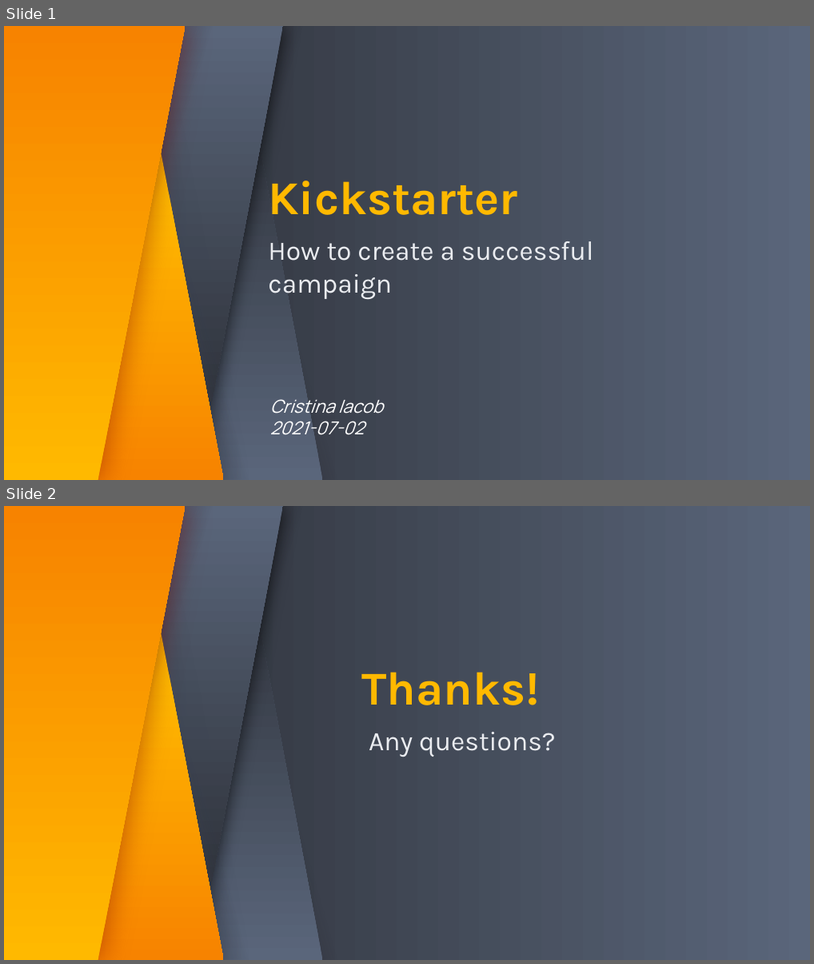
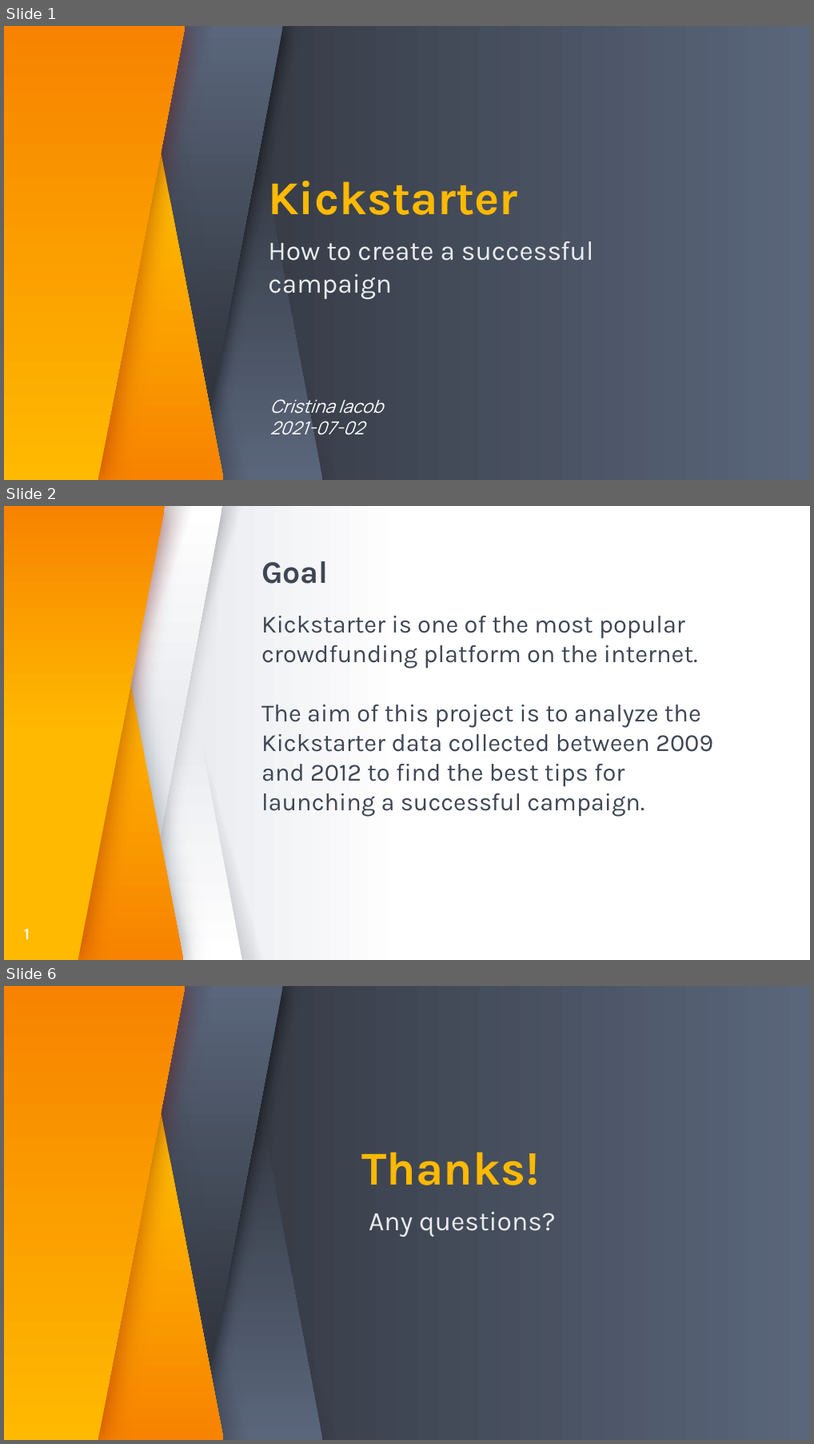
Before and after one commit to cristina-iacob/kickstarter_analysis, a slide deck: kickstarter_analysis.pptx. Shown one above the other, each under a label of ours: slides 1 and 2 before the commit, slides 1, 2 and 6 after it; the slides between them are not shown. The pictures are 814x964 and 814x1444 pixels, drawn with LibreOffice and Linux fonts; fonts in the diff are those of the drawing. Boxes give left, top, right and bottom in pixels: in the first picture for what was removed or moved away, otherwise in the second. Text is boxed around its words. In the diff, an @@ line names an element or a change of style, - is before the commit and + after.

Commit message:
update pp presentation

```diff
--- a/kickstarter_analysis.pptx
+++ b/kickstarter_analysis.pptx
@@ slide 2 added at (4,506,810,960), background gradient #FFFFFF to #EAECF0 @@
@@ freeform shape added at (4,506,184,960), fill gradient #FFB900 to #F78300 @@
@@ freeform shape added at (4,506,166,960), fill gradient #FFB900 to #F78300 @@
@@ parallelogram added at (6,506,192,959), fill gradient #3E4655 to #27252C @@
@@ parallelogram added at (22,506,207,959), fill gradient #3E4655 to #27252C @@
@@ parallelogram added at (37,506,222,959), fill gradient #FFFFFF to #EAECF0 @@
@@ parallelogram added at (57,506,242,959), fill gradient #FFFFFF to #EAECF0 @@
@@ parallelogram added at (57,506,242,959), fill gradient #3E4655 to #27252C @@
@@ parallelogram added at (90,506,276,959), fill gradient #3E4655 to #27252C @@
@@ title added at (262,561,328,584), 28 pt, text #3E4655, bold @@
+Goal
@@ text added at (262,616,714,816), 22 pt, text #3E4655 @@
+Kickstarter is one of the most popular crowdfunding platform on the internet.
+The aim of this project is to analyze the Kickstarter data collected between 2009 and 2012 to find the best tips for launching a successful campaign.
@@ text added at (24,928,30,939), 14 pt, text #FFFFFF, bold @@
+1
@@ what was slide 2 is now slide 6 @@
```
Also in this commit, not shown: 3 other slides added.
